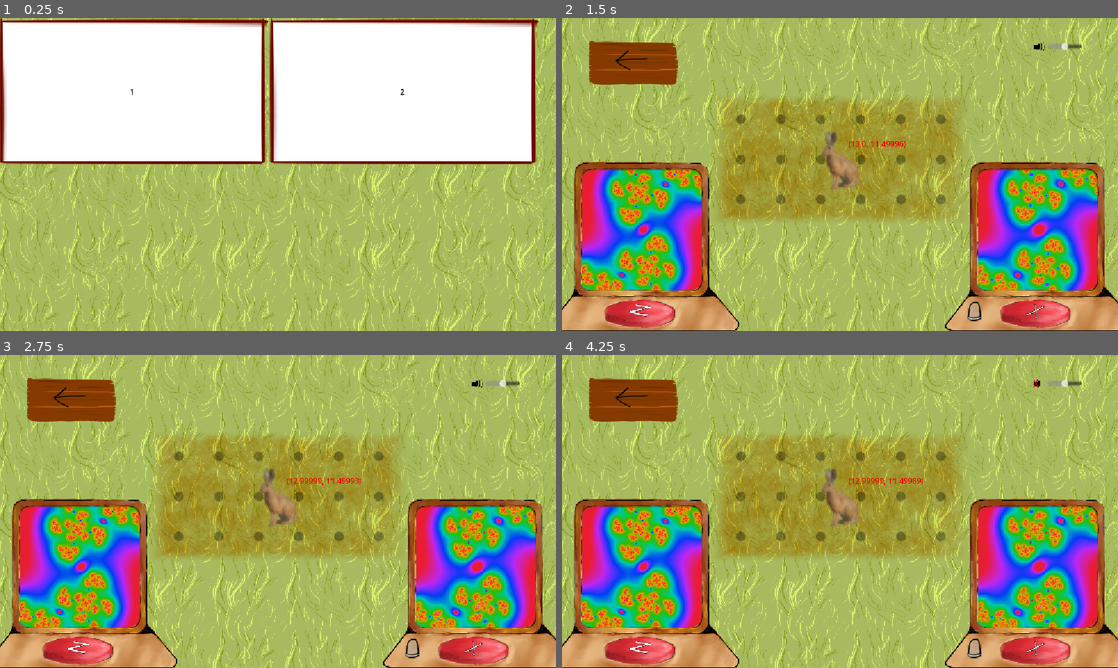
Above: before the commit, frames 1-4 (two rows, left to right).
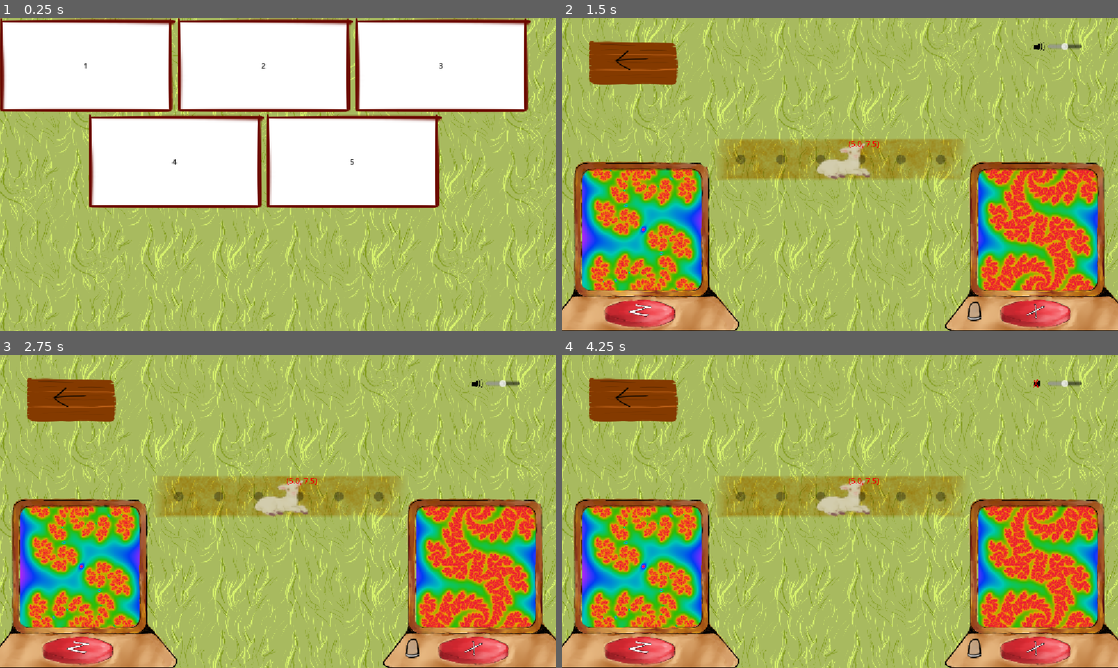
Above: after the commit, the same moments.

Repository: Wallted/ldjam-59
Game: Godot game, scene res://main.tscn
The game is run twice, just before and just after one commit, with the same random seed, the same clock (stepped at 60 frames per second) and the same inputs. The engine's default icon, where the game draws it, is replaced by a stand-in: a white triangle on a blue panel in a dark square.
Inputs (mouse positions are in pixels of both pictures, inside the frame that each line leads up to):
- Up to frame 1 (0.25 s): no input
- Up to frame 2 (1.5 s): click "1" at 0.5 s; click (840, 158) at 1.25 s
- Up to frame 3 (2.75 s): click (278, 495) at 2 s
- Up to frame 4 (4.25 s): click (840, 495) at 2.75 s; click (1040, 383) at 3.5 s

The runs differ from the first frame. In frame 1, 22% of the frame differs, in the area x 0-97%, y 0-61%; in frame 2, 27%; in frame 3, 27%; in frame 4, 27%, in the area x 3-97%, y 25-88%.

Commit message:
Some work on levels (#61)
* ufo on top now, you're welcome

* y sort zwierzaczkes

* derailer flip

* level 01?

* first 3 levels?

Diff:
--- a/animals/delailer/delailer.gd
+++ b/animals/delailer/delailer.gd
@@ -10,7 +10,7 @@
 		#i=0
 		#a+=1
 		#a=fmod(a,2)
-	if i<(EFFECT_MAX_GRID_SIZE - self.grid_position.y)/EFFECT_MAX_GRID_SIZE*3000+1500:
+	if i<self.grid_position.y/EFFECT_MAX_GRID_SIZE*3000+1500:
 		i+=1
 	else :
 		i=0
--- a/audio.gd
+++ b/audio.gd
@@ -48,7 +48,7 @@
 
 	assert(choir.size() <= 6)
 	for chorister: Chorister in choir:
-		var grid_freq := 440.0 * pow(2.0,((chorister.grid_position.x - 12.0)/12.0))
+		var grid_freq := 440.0 * pow(2.0,((chorister.grid_position.x - 6.0)/12.0))
 		chorister.change_freq(grid_freq)
 		var playback = Species.ChoristerAudioStreamPlayer[chorister.species_id].get_stream_playback()
 		var to_fill: int = playback.get_frames_available()
--- a/canvas.gd
+++ b/canvas.gd
@@ -27,18 +27,23 @@
 
 var parameters: Array[Parameter] = [
 
+	# 0
 	Parameter.new("shader_parameter/color_phase", Vector2(0.5, 1.5), 1.0),
 	Parameter.new("shader_parameter/color_freq", Vector2(2.5, 0.5), 1.0),
 
-	Parameter.new("shader_parameter/c_x", Vector2(0.3, 0.5), 0.33),
-	Parameter.new("shader_parameter/c_y", Vector2(0.4, 0.6), 0.48),
+	# 1
+	Parameter.new("shader_parameter/hue_weight", Vector2(0.25, 0.75), 0.5),
+	Parameter.new("shader_parameter/zoom", Vector2(0.4, -0.1), 0.1),
 
+	# 2
 	Parameter.new("shader_parameter/center_x", Vector2(-0.2, 0.2), 0.0),
 	Parameter.new("shader_parameter/center_y", Vector2(-0.2, 0.2), 0.0),
 
-	Parameter.new("shader_parameter/hue_weight", Vector2(0.25, 0.75), 0.5),
-	Parameter.new("shader_parameter/zoom", Vector2(0.4, -0.1), 0.0),
+	# 3
+	Parameter.new("shader_parameter/c_x", Vector2(0.25, 0.4), 0.33),
+	Parameter.new("shader_parameter/c_y", Vector2(0.4, 0.55), 0.48),
 
+	# 4
 	Parameter.new("shader_parameter/rotation_angle", Vector2(0.0, PI), 0.5 * PI),
 	Parameter.new("shader_parameter/fish_eye", Vector2(1.0, 0.0), 0.5),
 ]
--- a/chorister.gd
+++ b/chorister.gd
@@ -2,7 +2,7 @@
 extends RefCounted
 
 
-const EFFECT_MAX_GRID_SIZE := 20
+const EFFECT_MAX_GRID_SIZE := 13
 
 
 var grid_size: Vector2
--- a/game.tscn
+++ b/game.tscn
@@ -16,7 +16,7 @@
 shader_parameter/zoom = 0.04
 shader_parameter/center_x = 0.0
 shader_parameter/center_y = 0.0
-shader_parameter/c_x = 0.33
+shader_parameter/c_x = 0.28
 shader_parameter/c_y = 0.48
 shader_parameter/color_phase = 0.0
 shader_parameter/color_freq = 1.0
@@ -98,6 +98,7 @@
 texture = ExtResource("12_dupa2")
 
 [node name="UfoGroup" type="Node2D" parent="." unique_id=258052472]
+z_index = 10
 
 [connection signal="interaction" from="CurrentFractal" to="." method="_on_play_button" binds= [true]]
 [connection signal="interaction" from="TargetFractal" to="." method="_on_play_button" binds= [false]]
--- a/levels/01.json
+++ b/levels/01.json
@@ -1,12 +1,12 @@
 {
 	"x": 6,
-	"y": 3,
-	"offset_x": 10,
-	"offset_y": 10,
+	"y": 1,
+	"offset_x": 2,
+	"offset_y": 7,
 	"player_data": [
-		[1, 13.0, 11.5],
+		[3, 5.0, 7.5],
 	],
 	"target_data": [
-		[1, 11.5, 12.5],
+		[3, 7.5, 7.5],
 	],
 }
--- a/levels/02.json
+++ b/levels/02.json
@@ -1,20 +1,12 @@
 {
-	"x": 20,
-	"y": 20,
-	"offset_x": 0,
-	"offset_y": 0,
+	"x": 1,
+	"y": 9,
+	"offset_x": 6,
+	"offset_y": 1,
 	"player_data": [
-		[0, 4.0, 16.0],
-		[1, 7.0, 16.0],
-		[2, 10.0, 16.0],
-		[3, 13.0, 16.0],
-		[4, 16.0, 16.0],
+		[3, 6.5, 5.5],
 	],
 	"target_data": [
-		[0, 11.5, 2.5],
-		[1, 2.5, 10.5],
-		[2, 3.5, 6.5],
-		[3, 8.5, 7.5],
-		[4, 3.5, 9.5],
+		[3, 6.5, 2.5],
 	],
 }
--- /dev/null
+++ b/levels/03.json
@@ -0,0 +1,13 @@
+{
+	"x": 4,
+	"y": 3,
+	"offset_x": 3,
+	"offset_y": 6,
+	"player_data": [
+		[3, 5.0, 7.5],
+	],
+	"target_data": [
+		[3, 3.5, 7.5],
+
+	],
+}
--- /dev/null
+++ b/levels/04.json
@@ -0,0 +1,13 @@
+{
+	"x": 13,
+	"y": 13,
+	"offset_x": 0,
+	"offset_y": 0,
+	"player_data": [
+		[3, 6.5, 6.5],
+	],
+	"target_data": [
+		[3, 6.5, 6.5],
+
+	],
+}
--- /dev/null
+++ b/levels/05.json
@@ -0,0 +1,22 @@
+{
+	"x": 13,
+	"y": 13,
+	"offset_x": 0,
+	"offset_y": 0,
+	"player_data": [
+		[0, 2.0, 12.0],
+		[1, 4.0, 12.0],
+		[2, 6.0, 12.0],
+		[3, 7.0, 12.0],
+		[4, 10.0, 12.0],
+		[5, 12.0, 12.0],
+	],
+	"target_data": [
+		[0, 11.5, 2.5],
+		[1, 2.5, 10.5],
+		[2, 3.5, 6.5],
+		[3, 8.5, 7.5],
+		[4, 3.5, 9.5],
+		[5, 6.5, 3.5],
+	],
+}
--- a/menu/menu.gd
+++ b/menu/menu.gd
@@ -7,7 +7,7 @@
 
 signal on_level_change(level_number: int)  # 0=menu
 
-const LEVELS_COUNT = 2
+const LEVELS_COUNT = 5
 
 func _ready() -> void:
 	var side_length = ceil(sqrt(LEVELS_COUNT));
--- a/zoo_space.tscn
+++ b/zoo_space.tscn
@@ -41,6 +41,7 @@
 sources/0 = SubResource("TileSetAtlasSource_5l0d2")
 
 [node name="ZooSpace" type="Control" unique_id=1828854927]
+y_sort_enabled = true
 layout_mode = 3
 anchors_preset = 15
 anchor_right = 1.0
